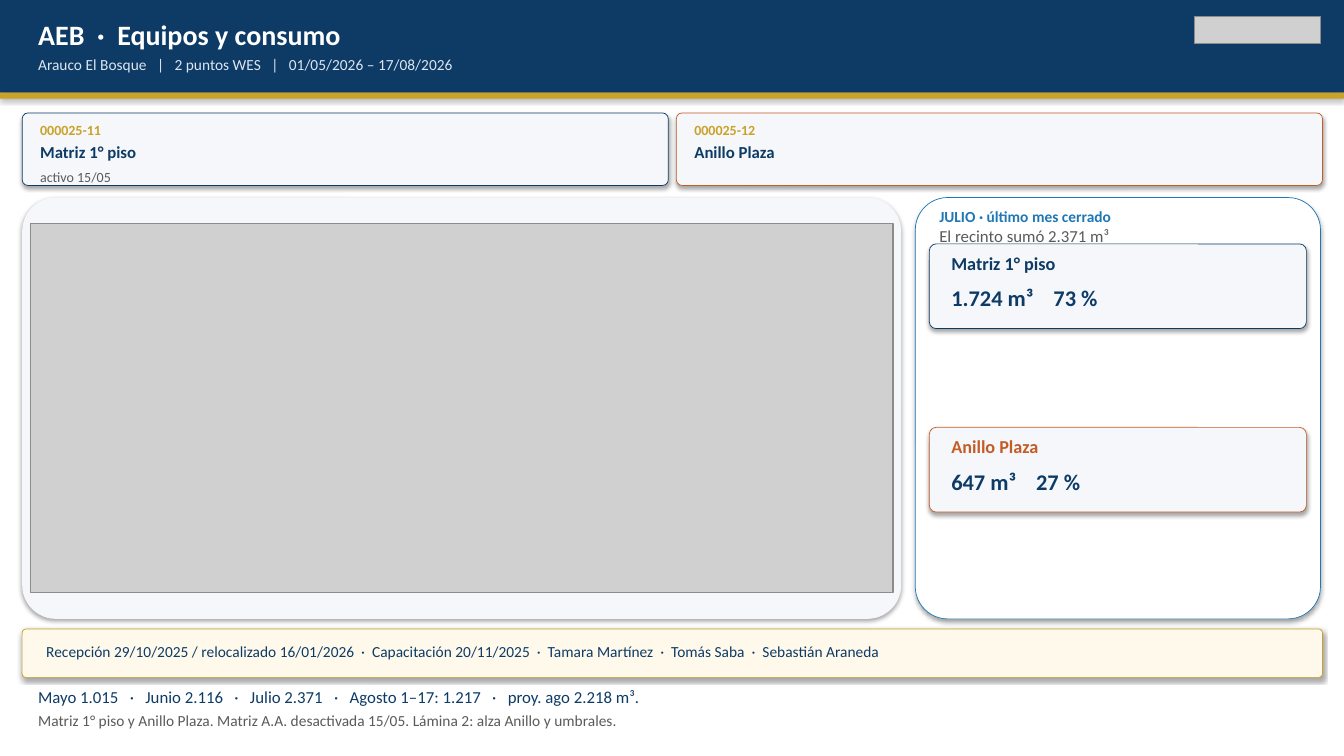
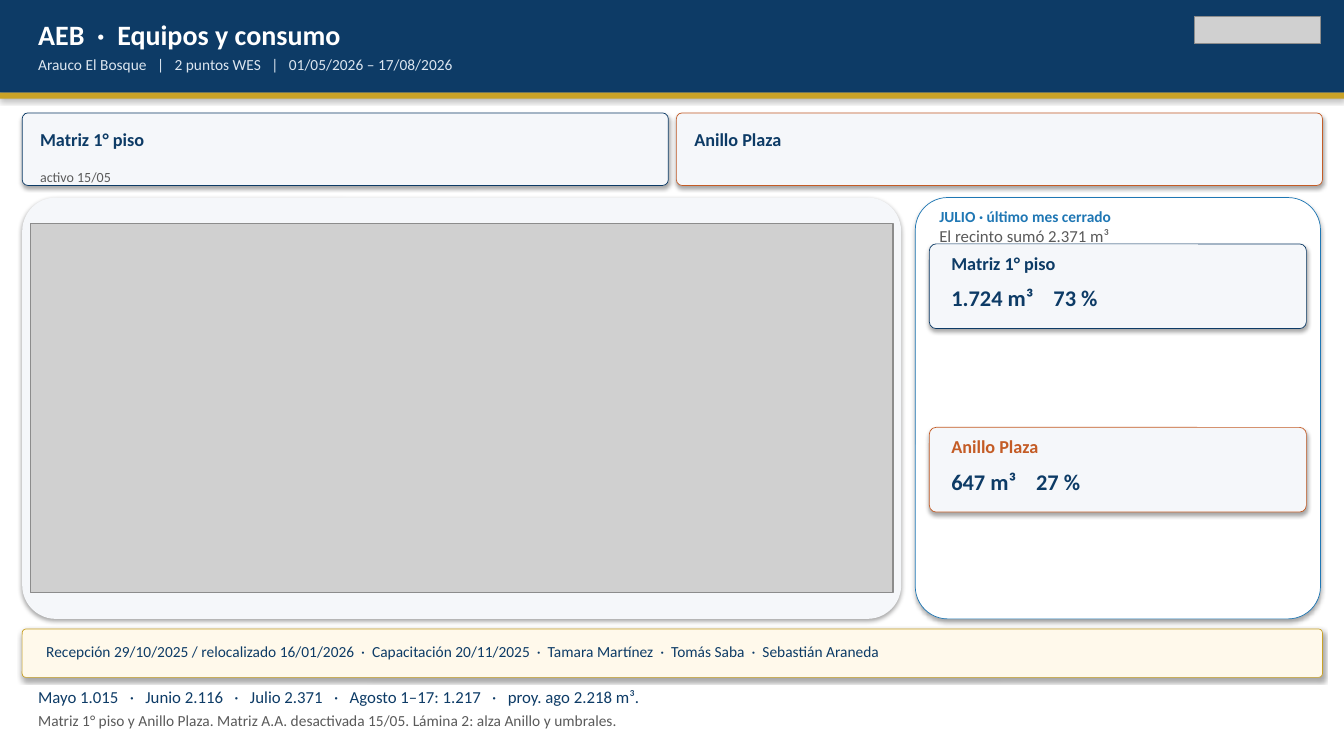
Before and after one commit to anibaloperacionesWes/wes-scripts, a slide deck: slide 10 of reports/Parque_Arauco/TMP_7MALLS/entrega_diego_anibal/Recorrido_ejecutivo_PA_MAE_20260817.pptx. Drawn at 1344x756 pixels with LibreOffice and Linux fonts; fonts in the diff are those of the drawing; grey boxes stand for pictures. Boxes give left, top, right and bottom in pixels: in the first picture for what was removed or moved away, otherwise in the second. Text is boxed around its words. In the diff, an @@ line names an element or a change of style, - is before the commit and + after.

```diff
--- a/reports/Parque_Arauco/TMP_7MALLS/entrega_diego_anibal/Recorrido_ejecutivo_PA_MAE_20260817.pptx
+++ b/reports/Parque_Arauco/TMP_7MALLS/entrega_diego_anibal/Recorrido_ejecutivo_PA_MAE_20260817.pptx
@@ text "Matriz 1° piso": place and size @@
-text "Matriz 1° piso" at box(40, 146, 136, 161)
+text "Matriz 1° piso" at box(40, 133, 144, 149)
@@ text "Matriz 1° piso" at box(40, 133, 144, 149): size 12 to 13 pt @@
@@ text removed at box(40, 126, 101, 135) @@
-000025-11
@@ text "Anillo Plaza" at box(694, 133, 781, 146): size 12 to 13 pt @@
@@ text "Anillo Plaza": place and size @@
-text "Anillo Plaza" at box(694, 146, 775, 158)
+text "Anillo Plaza" at box(694, 133, 781, 146)
@@ text removed at box(694, 126, 755, 135) @@
-000025-12
```
Also in this commit, not shown: 7 other slides changed, 1 other file.
